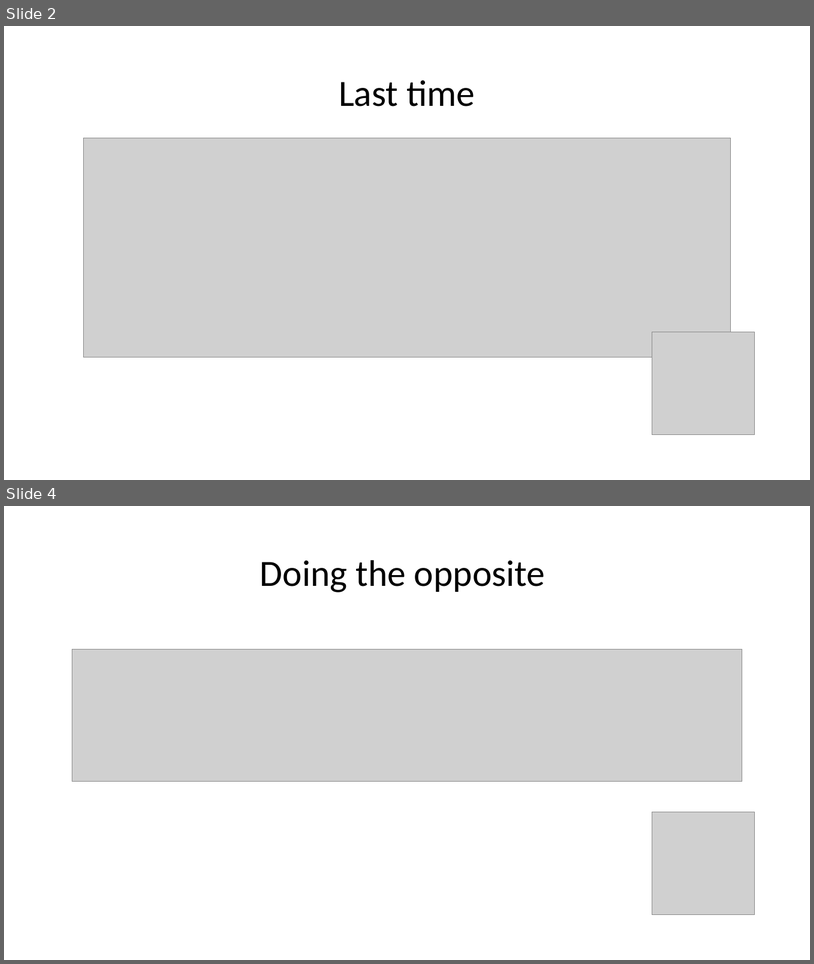
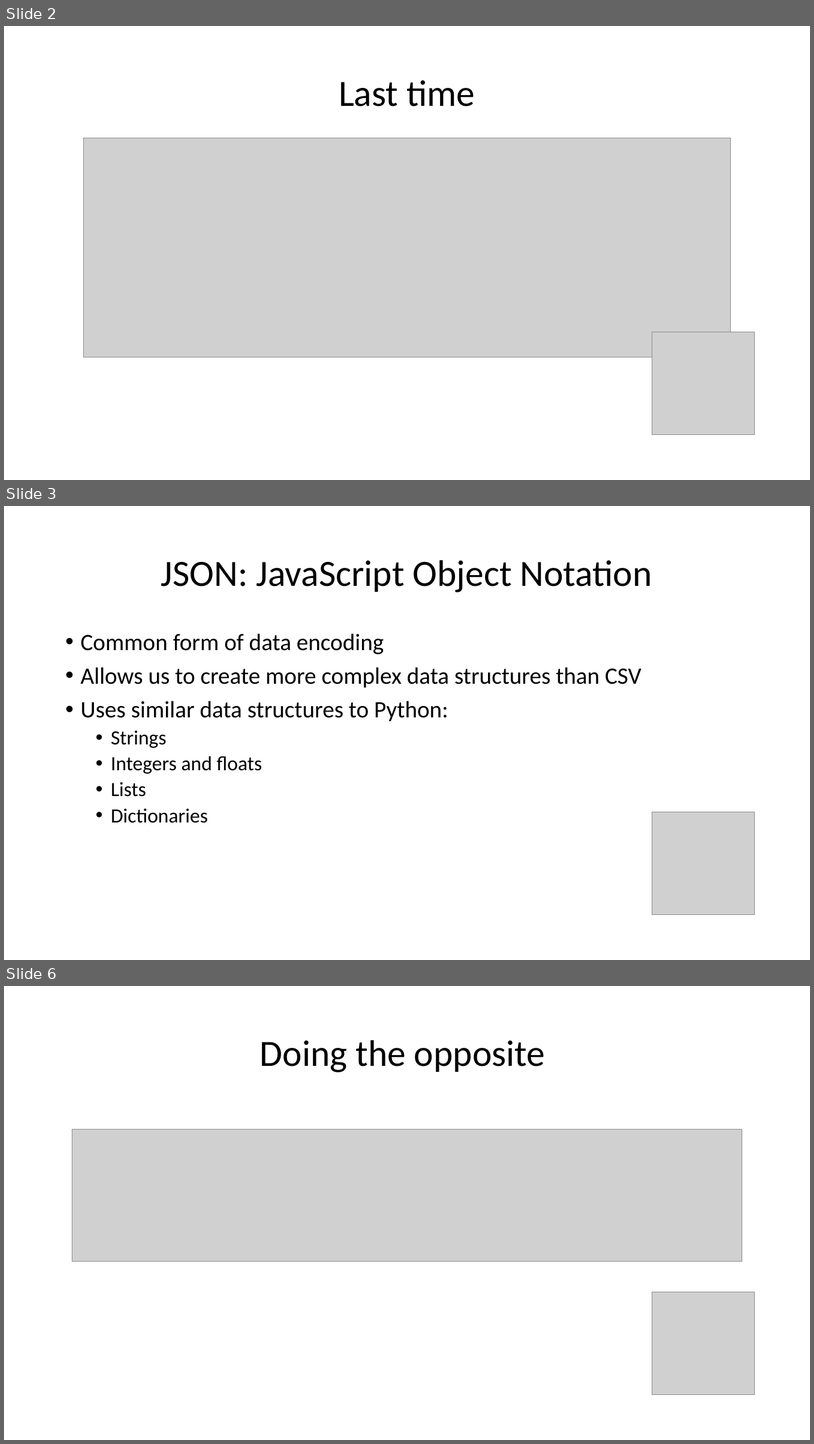
Before and after one commit to wilkotom/python_examples, a slide deck: Python as an additional language/Lesson 6/Session 6.pptx. Shown one above the other, each under a label of ours: slides 2 and 4 before the commit, slides 2, 3 and 6 after it; the slides between them are not shown. The pictures are 814x964 and 814x1444 pixels, drawn with LibreOffice and Linux fonts; fonts in the diff are those of the drawing; grey boxes stand for pictures. Boxes give left, top, right and bottom in pixels: in the first picture for what was removed or moved away, otherwise in the second. Text is boxed around its words. In the diff, an @@ line names an element or a change of style, - is before the commit and + after.

```diff
--- a/Python as an additional language/Lesson 6/Session 6.pptx
+++ b/Python as an additional language/Lesson 6/Session 6.pptx
@@ slide 3 added at [4,506,810,960], background #FFFFFF @@
@@ title added at [161,560,653,592], 44 pt, text #000000 @@
+JSON: JavaScript Object Notation
@@ text added at [81,633,642,823], 28 pt, text #000000 @@
+• Common form of data encoding
+• Allows us to create more complex data structures than CSV
+• Uses similar data structures to Python:
+  • Strings
+  • Integers and floats
+  • Lists
+  • Dictionaries
@@ picture added at [653,812,755,915] @@
@@ what was slide 4 is now slide 6 @@
```
Also in this commit, not shown: 1 slide changed, 2 other slides added, 1 slide removed.
